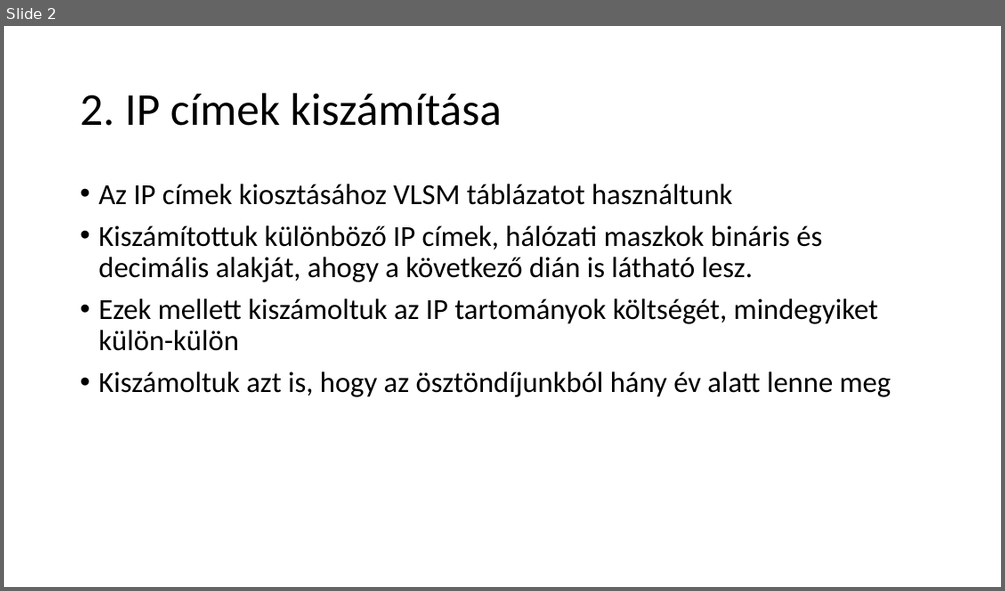
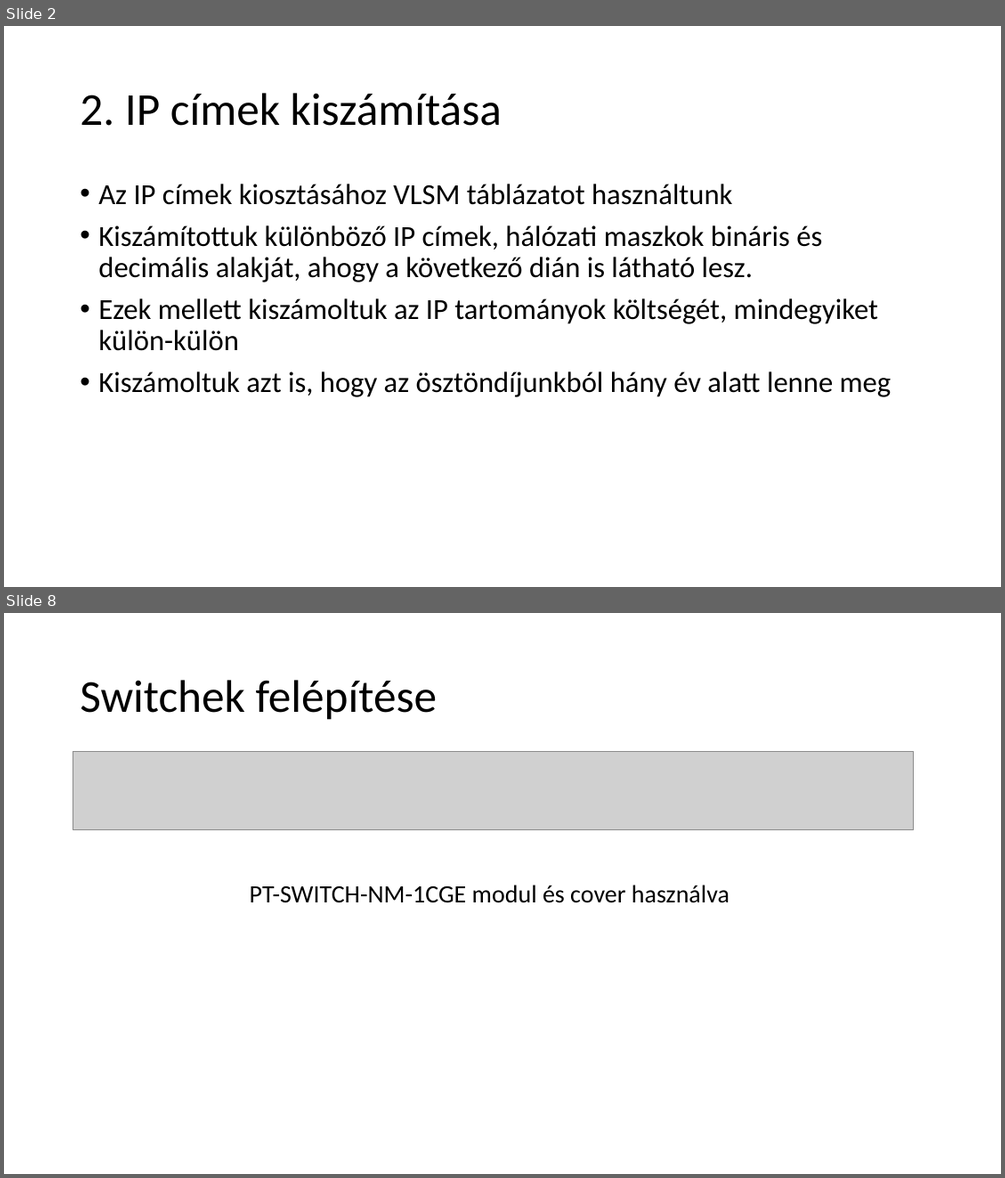
Before and after one commit to belain3d/halozatProjektek, a slide deck: 2-3-Projektmunka.pptx. Shown one above the other, each under a label of ours: slide 2 before the commit, slides 2 and 8 after it; the slides between them are not shown. The pictures are 1005x591 and 1005x1178 pixels, drawn with LibreOffice and Linux fonts; fonts in the diff are those of the drawing; grey boxes stand for pictures. Boxes give left, top, right and bottom in pixels: in the first picture for what was removed or moved away, otherwise in the second. Text is boxed around its words. In the diff, an @@ line names an element or a change of style, - is before the commit and + after.

```diff
--- a/2-3-Projektmunka.pptx
+++ b/2-3-Projektmunka.pptx
@@ slide 8 added at [4,613,1001,1174], background #FFFFFF @@
@@ title added at [80,680,437,720], 44 pt, text #000000 @@
+Switchek felépítése
@@ picture added at [73,751,914,829] @@
@@ text added at [250,884,729,903], 24 pt, text #000000 @@
+PT-SWITCH-NM-1CGE modul és cover használva
```
Also in this commit, not shown: 6 other slides added, 1 slide removed, 2 other files.
